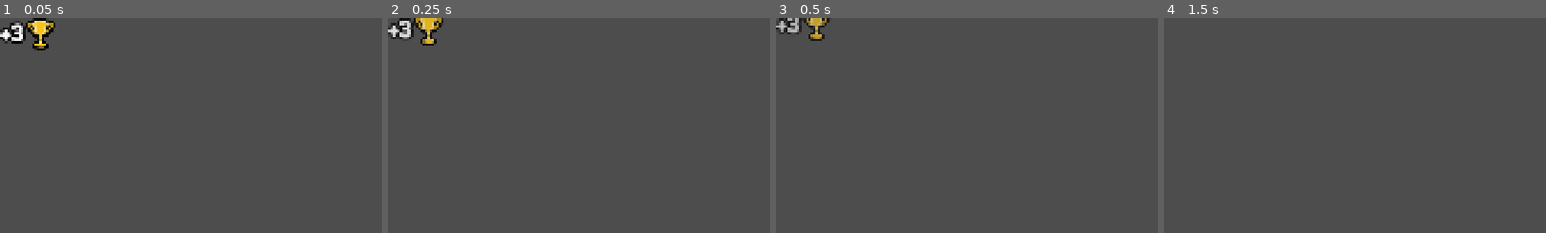
Above: before the commit, frames 1-4 (left to right).
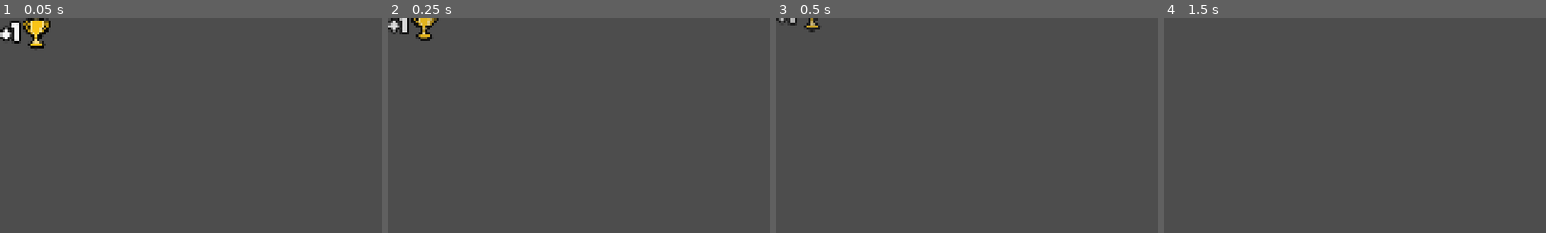
Above: after the commit, the same moments.

Repository: elliotfontaine/gmtk-2025-submission
Game: Godot game, scene res://scenes/ui/floating_points.tscn
Two runs of this game, one before a commit and one after it. Both use one fixed random seed, a clock stepped at 60 frames per second and the inputs below. This scene is started directly instead of the project's main scene. The engine's default icon, where the game draws it, is replaced by a stand-in: a white triangle on a blue panel in a dark square.
Inputs (mouse positions are % of the whole screen's width and height, from its top left):
- Up to frame 1 (0.05 s): no input
- Up to frame 2 (0.25 s): no input
- Up to frame 3 (0.5 s): no input
- Up to frame 4 (1.5 s): tap Enter at 0.5 s; move the mouse to (72, 45) at 0.52 s; hold D 0.53-1.25 s; hold Shift 0.53-1.25 s; click (72, 45) at 0.67 s; drag from (30, 55) to (45, 70) at 1.27 s
The pictures show only the part of the screen within x 0-50%, y 0-50%; the shares and areas given below are measured in that part.

The runs differ from the first frame. In frame 1, 1.1% of the frame differs, in the area x 0-15%, y 0-16%; in frame 2, 1.1%, in the area x 0-15%, y 0-13%; in frame 3, 0.8%; in frame 4, nothing differs.

Commit message:
fix: popup position

Diff:
--- a/scenes/ui/floating_points.gd
+++ b/scenes/ui/floating_points.gd
@@ -7,19 +7,19 @@
 	PointTypes.MONEY: preload("res://assets/sprites/ui/money.png")
 }
 
-@export var move_distance: float = 50.0
+@export_group("Points")
+@export var points_count: int = 1
+@export var point_type: PointTypes = PointTypes.SCORE
+@export_group("Animation")
+@export var move_distance: float = 100.0
 @export var duration: float = 1.5
-@export var default_icon: Texture2D
 
 @onready var label: Label = %Label
 @onready var icon: TextureRect = %Icon
 
-
-func set_points(points: int, point_type: PointTypes = PointTypes.SCORE) -> void:
-	label.text = "+%d" % points
+func _ready() -> void:
+	label.text = "+%d" % points_count
 	icon.texture = POINT_ICONS[point_type]
-
-func _ready() -> void:
 	modulate.a = 1.0
 	var tween = create_tween()
 	tween.tween_property(self, "position:y", position.y - move_distance, duration).set_trans(Tween.TRANS_SINE).set_ease(Tween.EASE_OUT)
--- a/scenes/ui/floating_points.tscn
+++ b/scenes/ui/floating_points.tscn
@@ -6,11 +6,8 @@
 [node name="FloatingPoints" type="Control"]
 z_index = 10
 layout_mode = 3
-anchors_preset = 15
-anchor_right = 1.0
-anchor_bottom = 1.0
-grow_horizontal = 2
-grow_vertical = 2
+anchors_preset = 0
+size_flags_horizontal = 4
 script = ExtResource("1_0lqdx")
 
 [node name="HBoxContainer" type="HBoxContainer" parent="."]
--- a/scenes/world.gd
+++ b/scenes/world.gd
@@ -706,16 +706,18 @@
 func add_score_with_popup(increment: int, start_position: Vector2) -> void:
 	score_current += increment
 	var popup = FLOATING_POINT.instantiate()
+	popup.position = start_position
+	popup.points_count = increment
+	popup.point_type = popup.PointTypes.SCORE
 	add_child(popup)
-	popup.position = start_position
-	popup.set_points(increment, popup.PointTypes.SCORE)
 
 func add_money_with_popup(increment: int, start_position: Vector2) -> void:
 	money += increment
 	var popup = FLOATING_POINT.instantiate()
+	popup.position = start_position
+	popup.points_count = increment
+	popup.point_type = popup.PointTypes.MONEY
 	add_child(popup)
-	popup.position = start_position
-	popup.set_points(increment, popup.PointTypes.MONEY)
 
 #endregion
 
